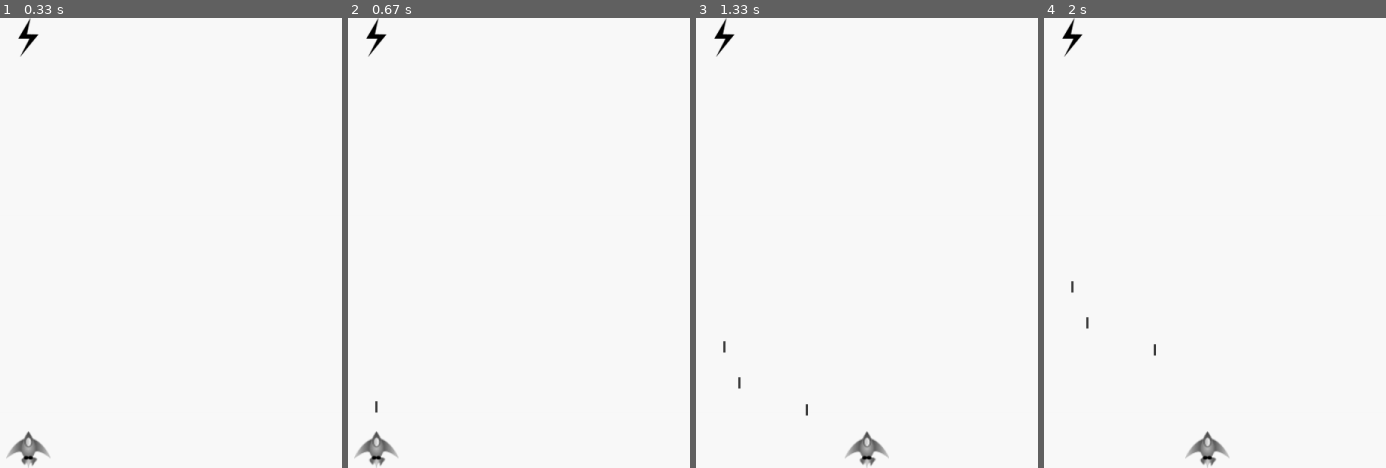
Above: before the commit, frames 1-4 (left to right).
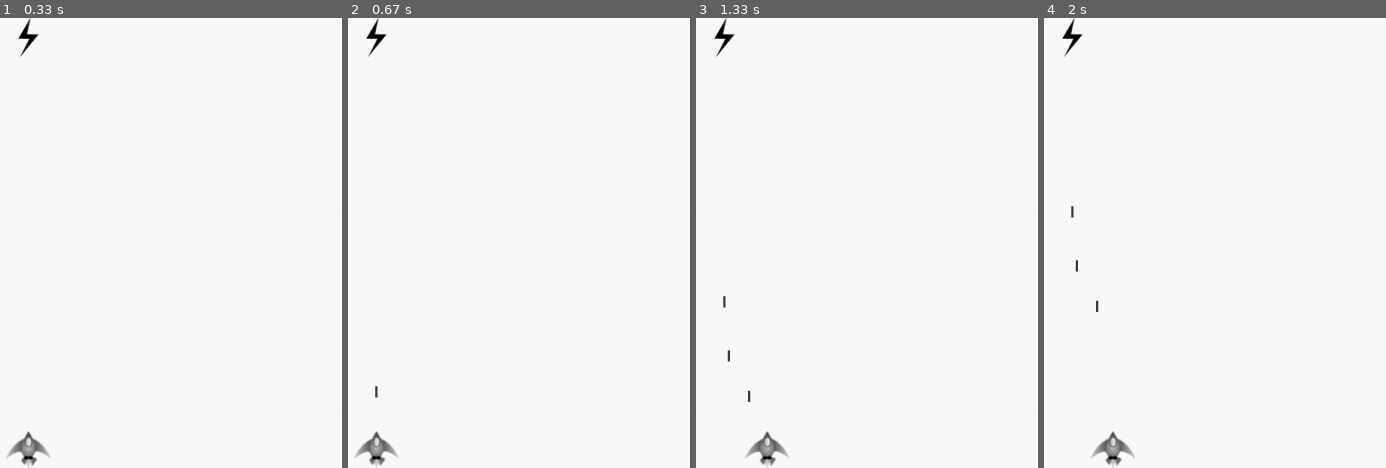
Above: after the commit, the same moments.

Repository: as8297/Mygame-Pygame
Game: pygame game, started from alien_invasion.py
Two runs of this game, one before a commit and one after it. Both use one fixed random seed, a clock stepped at 60 frames per second and the inputs below.
Inputs:
- Up to frame 1 (0.33 s): no input
- Up to frame 2 (0.67 s): tap Space at 0.33 s
- Up to frame 3 (1.33 s): hold Right 0.67-1.13 s; tap Space at 0.73, 1.03, 1.23 s; hold Right from 1.17 s (still down)
- Up to frame 4 (2 s): tap Space at 1.53, 1.73 s; release Right at 1.63 s; hold Left from 1.67 s (still down)

Frame 1 is identical in both runs. In frame 2, less than 0.1% of the frame differs, in the area x 7-9%, y 81-88%; in frame 3, 1.0%, in the area x 7-57%, y 61-100%; in frame 4, 1.0%.

Commit message:
Speed factor updated

Diff:
--- a/settings.py
+++ b/settings.py
@@ -9,10 +9,10 @@
         self.bg_color = (250,250,250)
 
         # Ship settings
-        self.ship_speed_factor = 5
+        self.ship_speed_factor = 1.5
 
         # Bullet settings
-        self.bullet_speed_factor = 1
+        self.bullet_speed_factor = 1.5
         self.bullet_width = 3
         self.bullet_height = 15
         self.bullet_color = 60, 60, 60
